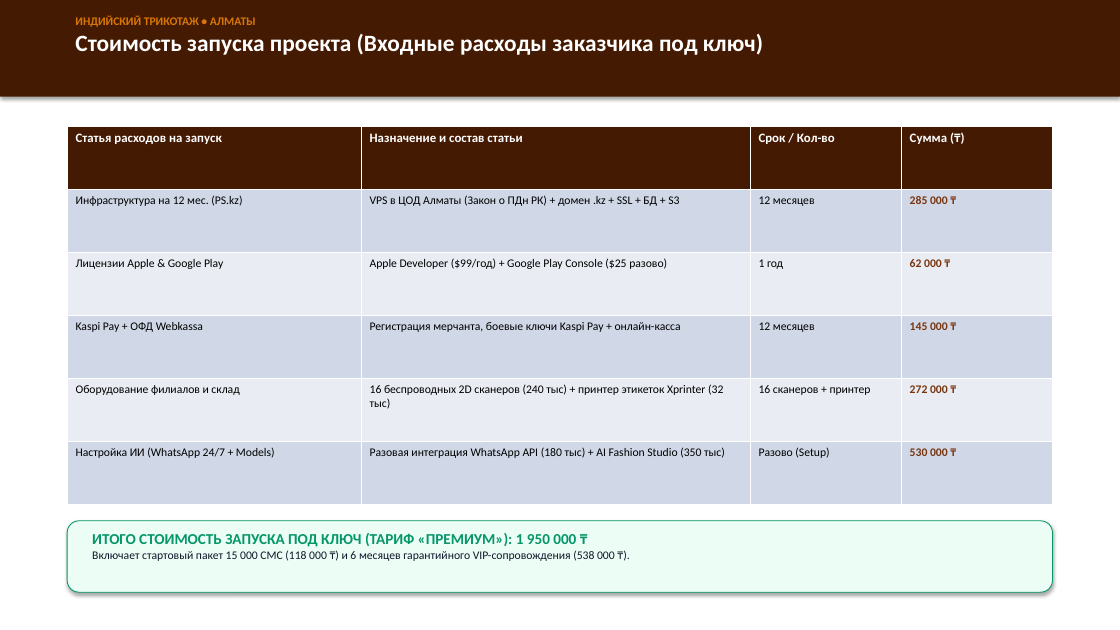
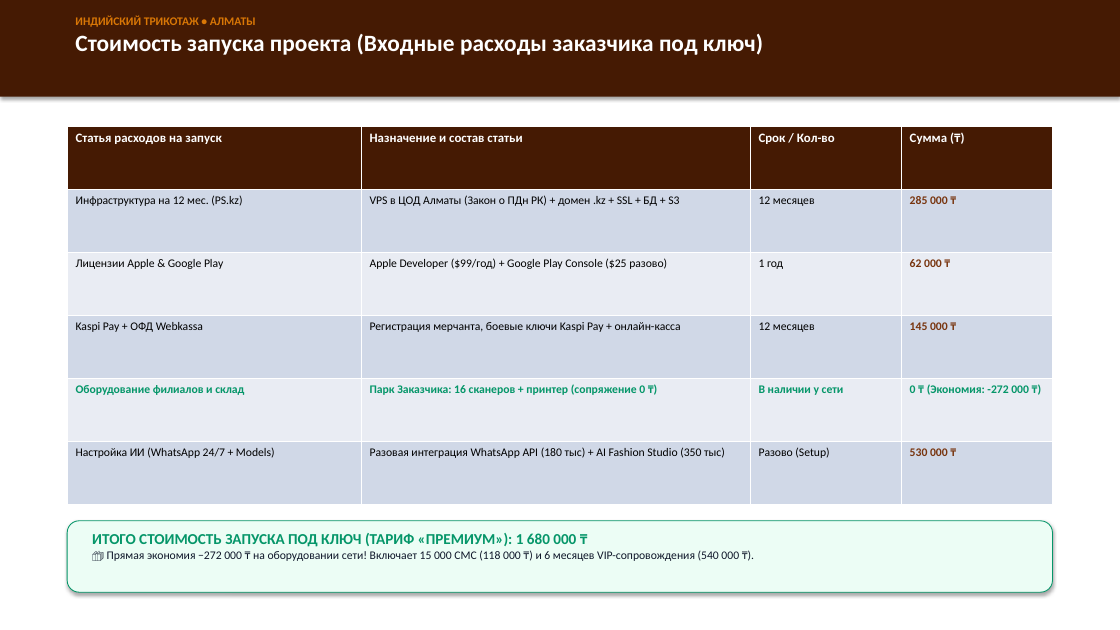
Before and after one commit to akbota17031992-lgtm/Indian_trikotazh, a slide deck: slide 6 of investor_presentation_indiatrikotaj_updated.pptx. Drawn at 1120x630 pixels with LibreOffice and Linux fonts; fonts in the diff are those of the drawing. Boxes give left, top, right and bottom in pixels: in the first picture for what was removed or moved away, otherwise in the second. Text is boxed around its words. In the diff, an @@ line names an element or a change of style, - is before the commit and + after.

```diff
--- a/investor_presentation_indiatrikotaj_updated.pptx
+++ b/investor_presentation_indiatrikotaj_updated.pptx
@@ table at box(67, 126, 1053, 504) @@
-row 5: Оборудование филиалов и склад | 16 беспроводных 2D сканеров (240 тыс) + принтер этикеток Xprinter (32 тыс) | 16 сканеров + принтер | 272 000 ₸
+row 5: Оборудование филиалов и склад | Парк Заказчика: 16 сканеров + принтер (сопряжение 0 ₸) | В наличии у сети | 0 ₸ (Экономия: -272 000 ₸)
@@ text colour #000000 to #059669, bold on in "Оборудование филиалов и склад" @@
@@ text at box(92, 533, 739, 561): text changed @@
-ИТОГО СТОИМОСТЬ ЗАПУСКА ПОД КЛЮЧ (ТАРИФ «ПРЕМИУМ»): 1 950 000 ₸
-Включает стартовый пакет 15 000 СМС (118 000 ₸) и 6 месяцев гарантийного VIP-сопровождения (538 000 ₸).
+ИТОГО СТОИМОСТЬ ЗАПУСКА ПОД КЛЮЧ (ТАРИФ «ПРЕМИУМ»): 1 680 000 ₸
+🎁 Прямая экономия −272 000 ₸ на оборудовании сети! Включает 15 000 СМС (118 000 ₸) и 6 месяцев VIP-сопровождения (540 000 ₸).
```
Also in this commit, not shown: 3 other slides changed, 5 other files.
